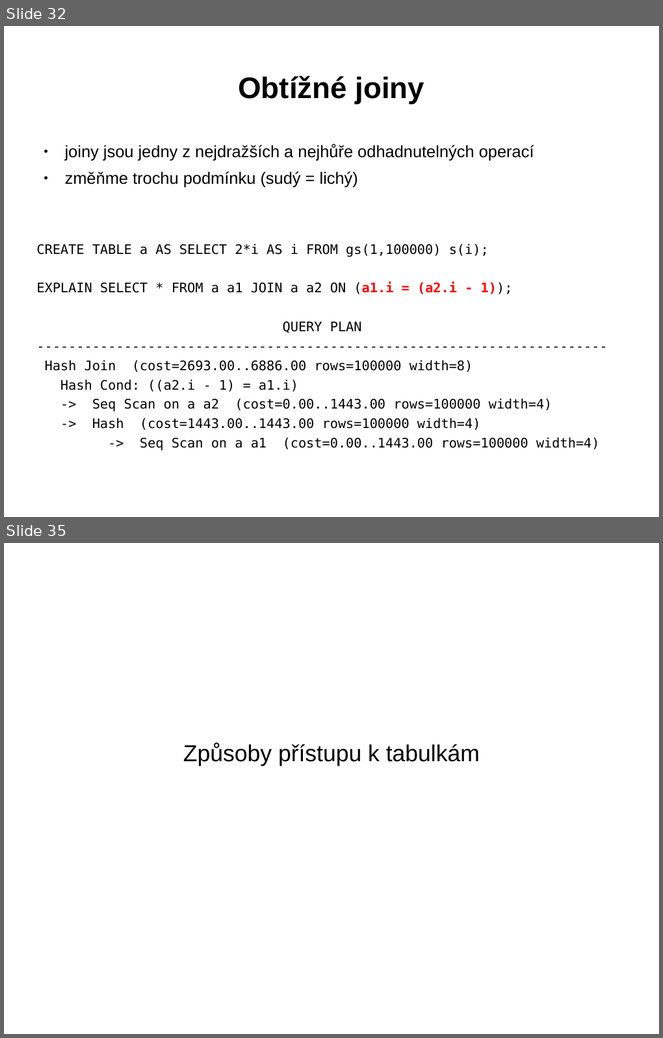
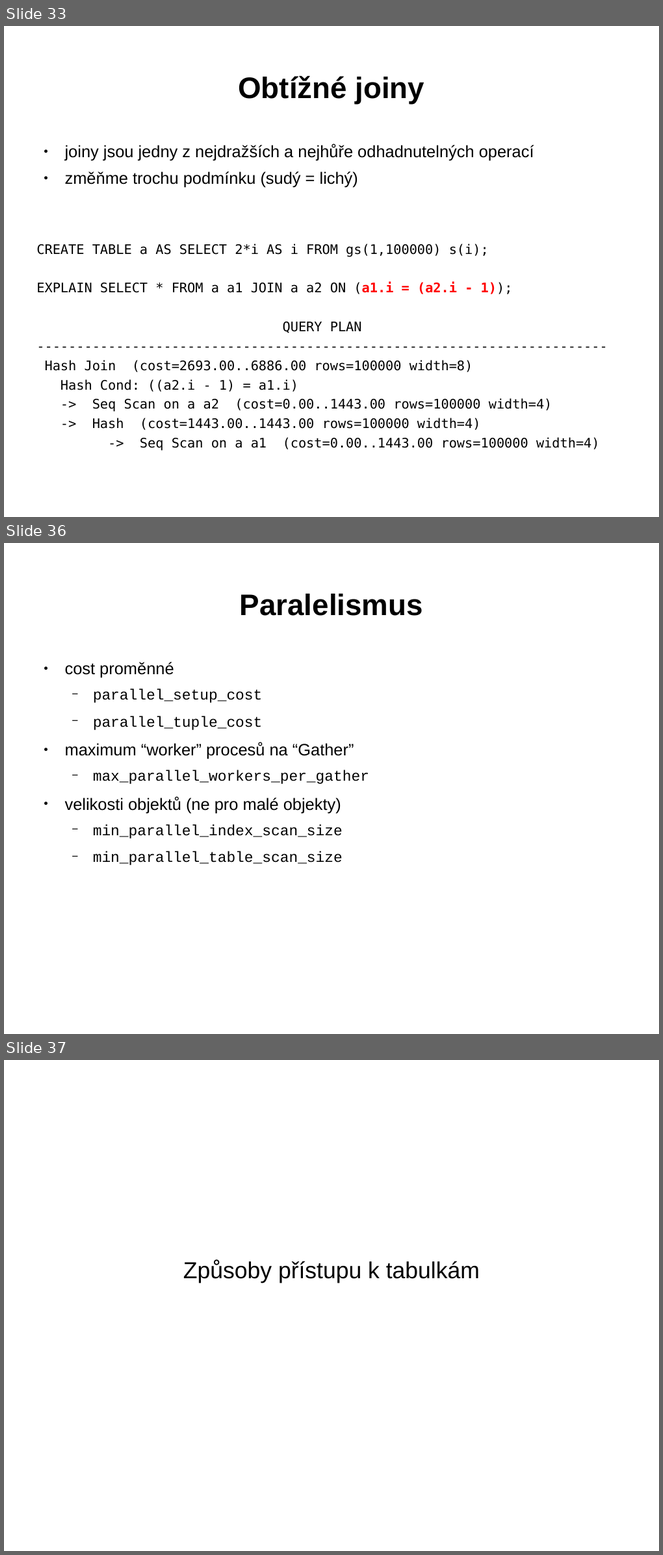
Before and after one commit to tvondra/explain_training, a slide deck: explain-training.odp. Shown one above the other, each under a label of ours: slides 32 and 35 before the commit, slides 33, 36 and 37 after it; the slides between them are not shown. The pictures are 663x1038 and 663x1555 pixels, drawn with LibreOffice and Linux fonts; fonts in the diff are those of the drawing. Boxes give left, top, right and bottom in pixels: in the first picture for what was removed or moved away, otherwise in the second. Text is boxed around its words. In the diff, an @@ line names an element or a change of style, - is before the commit and + after.

```diff
--- a/explain-training.odp
+++ b/explain-training.odp
@@ slide 36 added at (4, 543, 659, 1034), background #FFFFFF @@
@@ title added at (240, 594, 423, 616), 36 pt, text #000000, bold @@
+Paralelismus
@@ text added at (65, 662, 369, 865), 18 pt, text #000000 @@
+● cost proměnné
+  − parallel_setup_cost
+  − parallel_tuple_cost
+● maximum “worker” procesů na “Gather”
+  − max_parallel_workers_per_gather
+● velikosti objektů (ne pro malé objekty)
+  − min_parallel_index_scan_size
+  − min_parallel_table_scan_size
@@ what was slide 32 is now slide 33 @@
@@ what was slide 35 is now slide 37 @@
```
Also in this commit, not shown: 6 slides changed, 2 other slides added, 2 other files.
